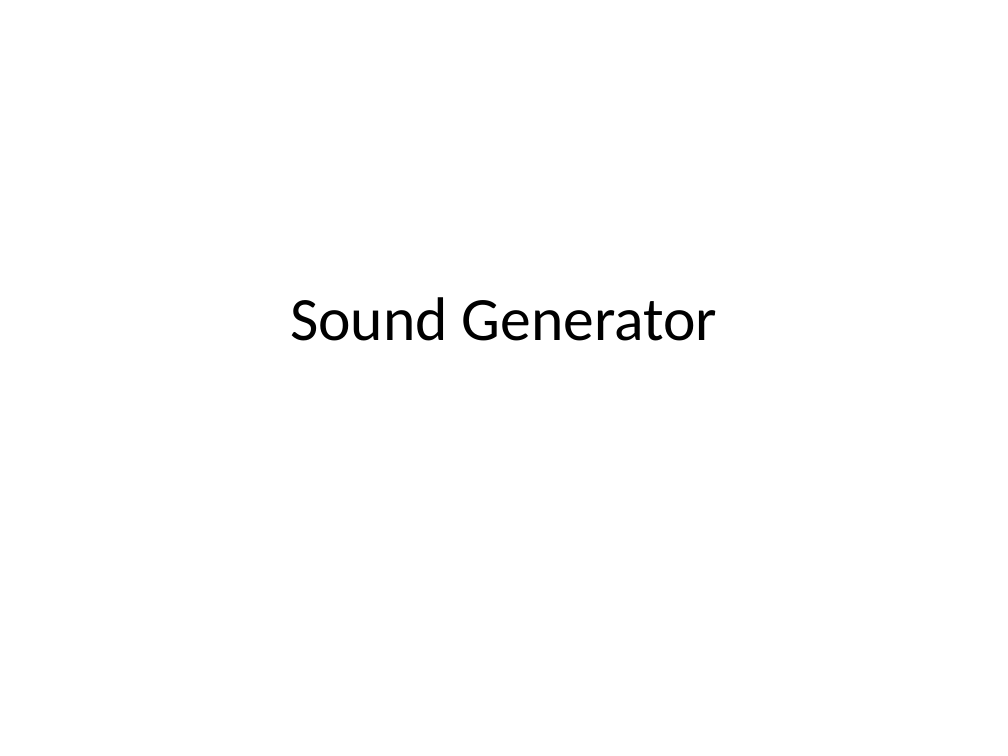
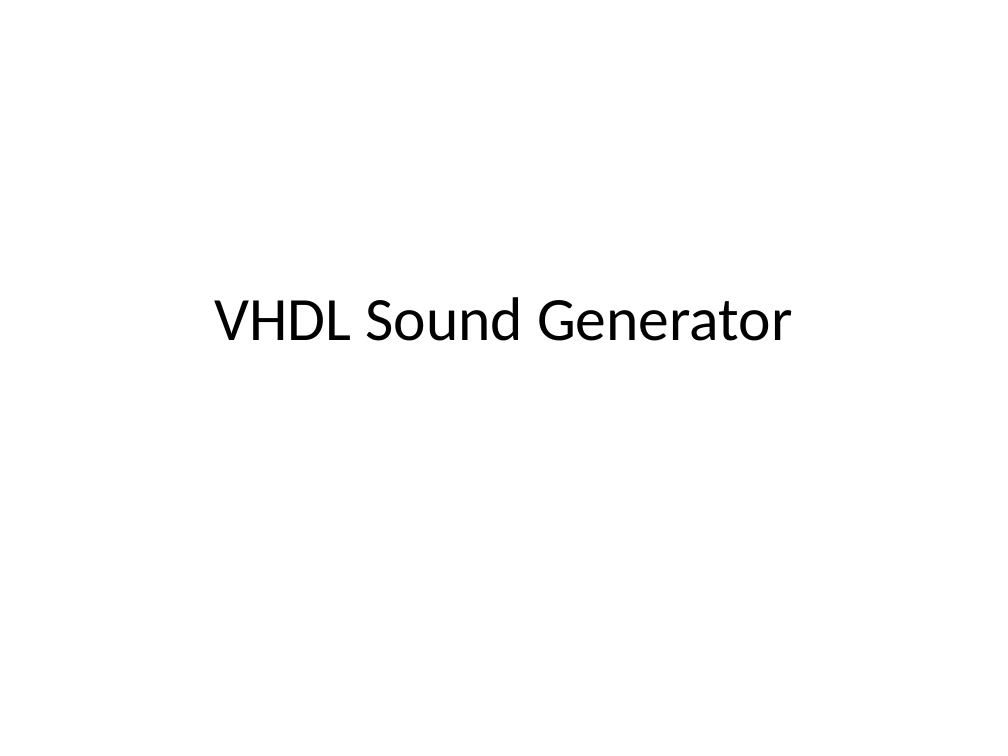
Before and after one commit to douggilliland/MultiComp, a slide deck: slide 1 of MultiComp (VHDL Template)/Components/SoundGen/Documentation/Sound Generator.pptx. Drawn at 1008x756 pixels with LibreOffice and Linux fonts; fonts in the diff are those of the drawing. Boxes give left, top, right and bottom in pixels: in the first picture for what was removed or moved away, otherwise in the second. Text is boxed around its words. In the diff, an @@ line names an element or a change of style, - is before the commit and + after.

```diff
--- a/MultiComp (VHDL Template)/Components/SoundGen/Documentation/Sound Generator.pptx
+++ b/MultiComp (VHDL Template)/Components/SoundGen/Documentation/Sound Generator.pptx
@@ title at (x1=214, y1=297, x2=793, y2=341): text changed @@
-Sound Generator
+VHDL Sound Generator
```
Also in this commit, not shown: 8 other slides changed, 9 slides added.
